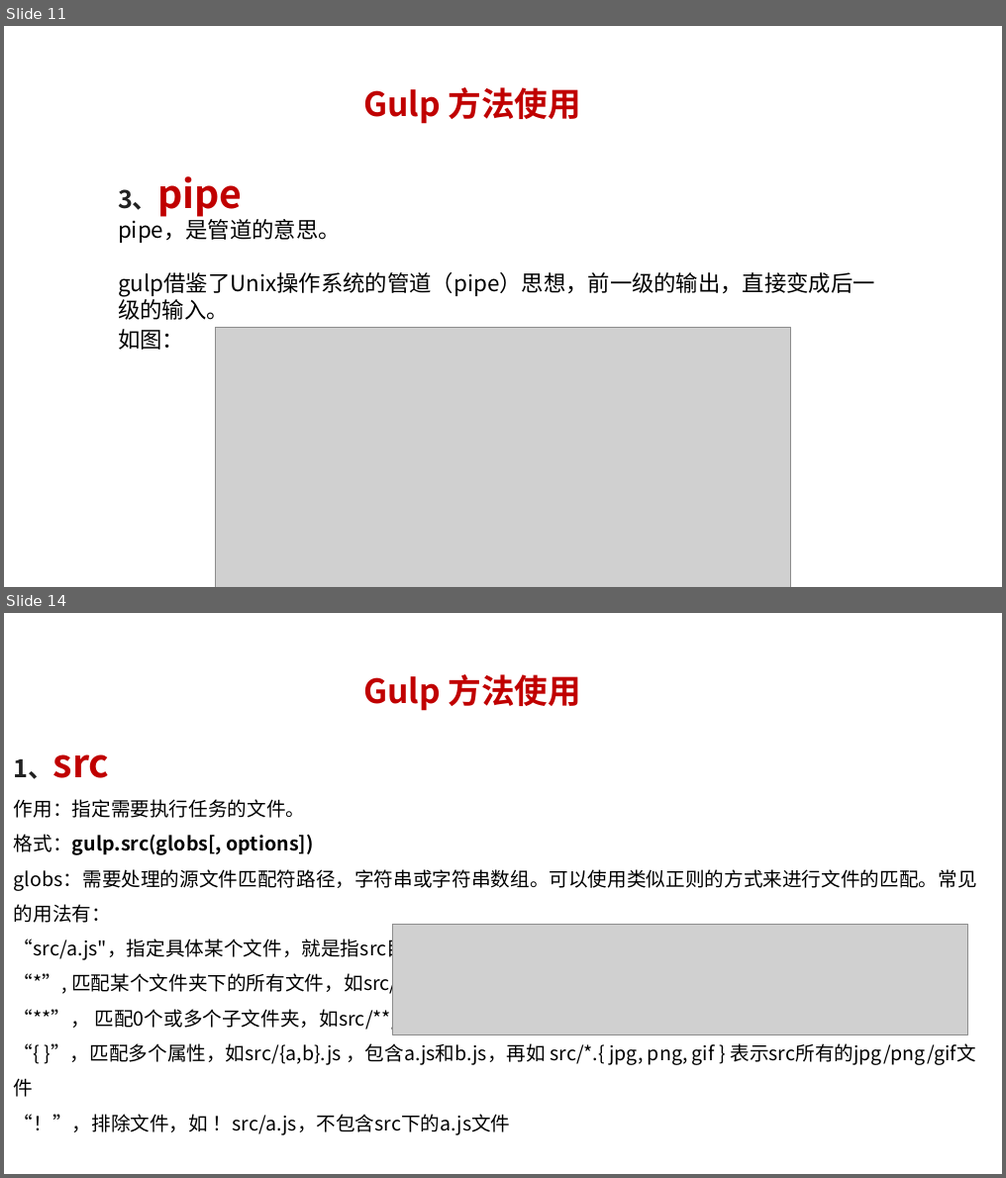
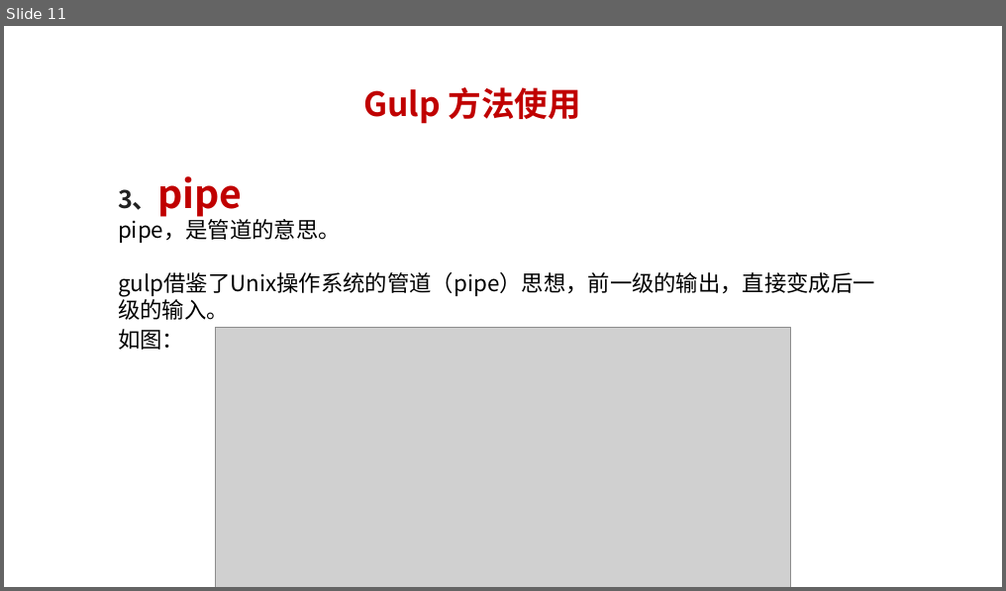
Before and after one commit to JSFFZL/Courseware-PPT, a slide deck: gulp.pptx. Shown one above the other, each under a label of ours: slides 11 and 14 before the commit, slide 11 after it; the slides between them are not shown. The pictures are 1006x1178 and 1006x591 pixels, drawn with LibreOffice and Linux fonts; fonts in the diff are those of the drawing; grey boxes stand for pictures; background and template pictures are left out. Boxes give left, top, right and bottom in pixels: in the first picture for what was removed or moved away, otherwise in the second. Text is boxed around its words. In the diff, an @@ line names an element or a change of style, - is before the commit and + after.

```diff
--- a/gulp.pptx
+++ b/gulp.pptx
@@ slide 14 removed at box(4, 613, 1002, 1174), background #FFFFFF @@
@@ text removed at box(363, 674, 580, 711) @@
-Gulp 方法使用
@@ text removed at box(14, 755, 977, 1136) @@
-1、src
-作用：指定需要执行任务的文件。
-格式：gulp.src(globs[, options])
-globs：需要处理的源文件匹配符路径，字符串或字符串数组。可以使用类似正则的方式来进行文件的匹配。常见的用法有：
-“src/a.js"，指定具体某个文件，就是指src目录下的a.js文件
-“*”, 匹配某个文件夹下的所有文件，如src/*.js，匹配src下所有的js文件
-“**”， 匹配0个或多个子文件夹，如src/**/*.js，匹配src下的所有js文件以及src下的子目录中的所有js文件
-“{ }”，匹配多个属性，如src/{a,b}.js ，包含a.js和b.js，再如 src/*.{ jpg, png, gif } 表示src所有的jpg/png/gif文件
-“！”，排除文件，如 ！src/a.js，不包含src下的a.js文件
@@ picture removed at box(393, 924, 968, 1034) @@
```
Also in this commit, not shown: 3 slides changed, 5 slides added, 15 other slides removed, 2 other files.
